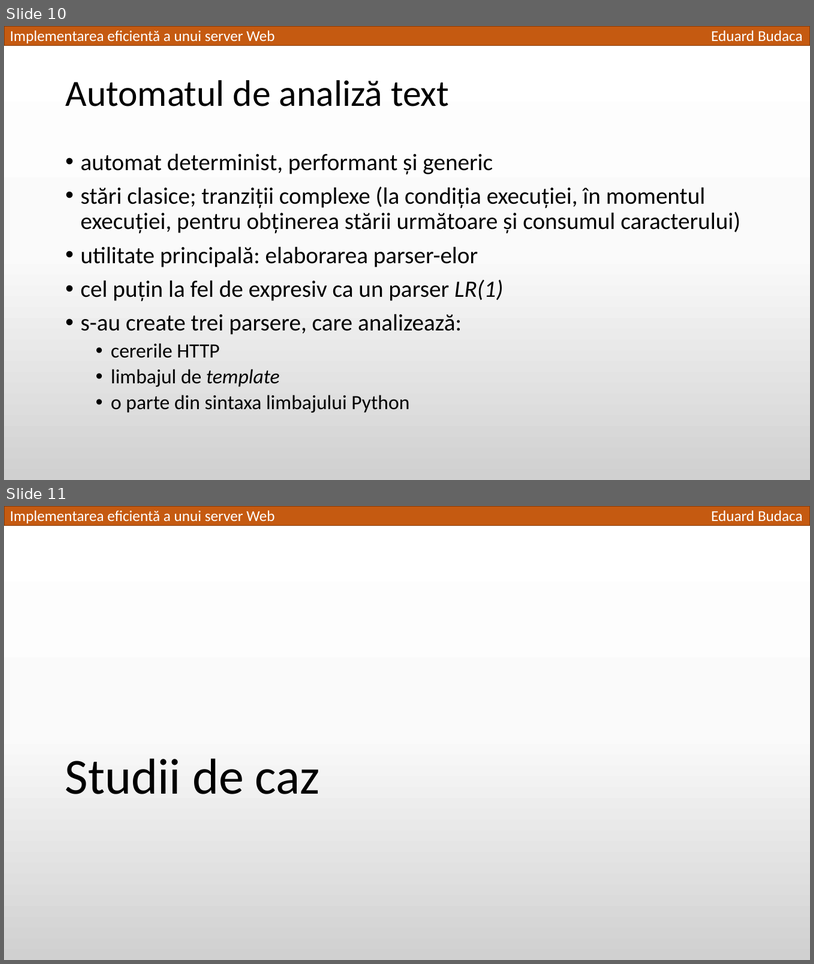
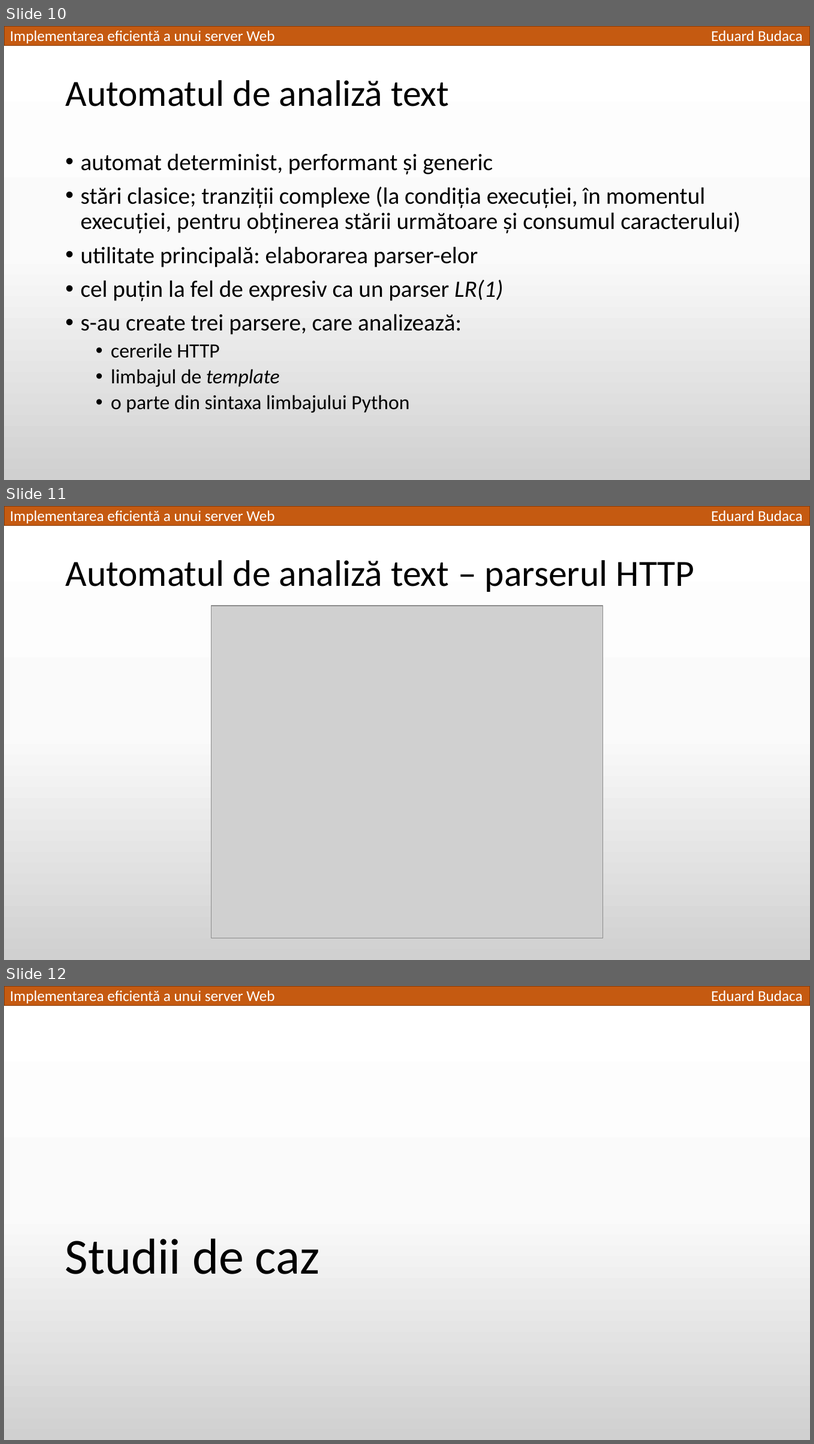
Before and after one commit to TED-996/bachelor-thesis-pack, a slide deck: Licenta2018BudacaEduard/Implementarea eficientă a unui server Web.pptx. Shown one above the other, each under a label of ours: slides 10 and 11 before the commit, slides 10, 11 and 12 after it. The pictures are 814x964 and 814x1444 pixels, drawn with LibreOffice and Linux fonts; fonts in the diff are those of the drawing; grey boxes stand for pictures. Boxes give left, top, right and bottom in pixels: in the first picture for what was removed or moved away, otherwise in the second. Text is boxed around its words. In the diff, an @@ line names an element or a change of style, - is before the commit and + after.

```diff
--- a/Licenta2018BudacaEduard/Implementarea eficientă a unui server Web.pptx
+++ b/Licenta2018BudacaEduard/Implementarea eficientă a unui server Web.pptx
@@ slide 11 added at [4,506,810,960], background gradient #FFFFFF to #FBFBFB to #D1D1D1; not listed: 3 template elements that a slide beside it also shows @@
@@ title added at [65,560,695,592], 44 pt, text #000000 @@
+Automatul de analiză text – parserul HTTP
@@ picture added at [212,606,603,938] @@
@@ what was slide 11 is now slide 12 @@
```
Also in this commit, not shown: 3 slides changed.
